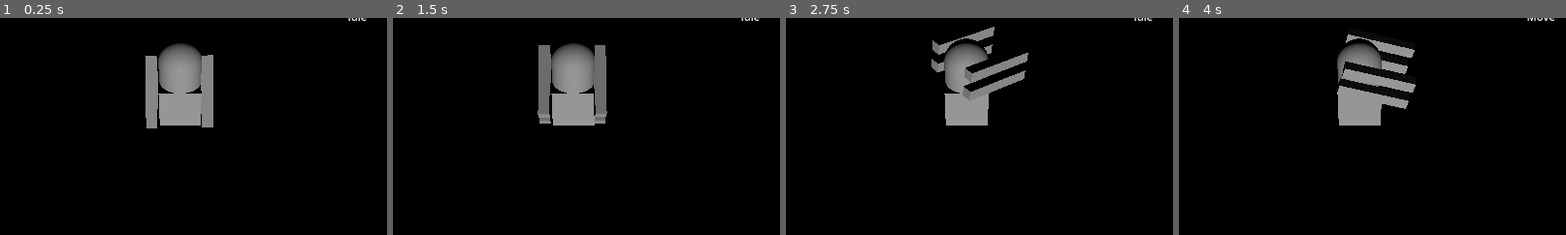
Above: before the commit, frames 1-4 (left to right).
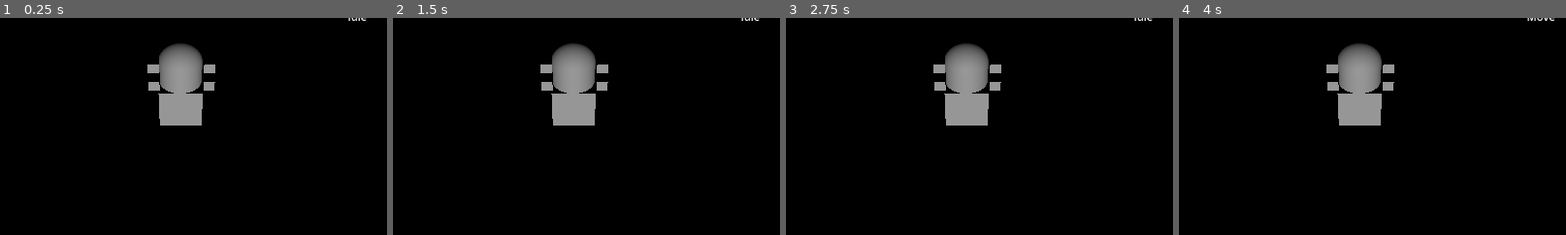
Above: after the commit, the same moments.

Repository: Boyquotes/Mech-Farmer
Game: Godot game, scene res://levels/debug.tscn
Two runs of this game, one before a commit and one after it. Both use one fixed random seed, a clock stepped at 60 frames per second and the inputs below.
Inputs (mouse positions are % of the whole screen's width and height, from its top left):
- Up to frame 1 (0.25 s): no input
- Up to frame 2 (1.5 s): click "Force Game Over" at 0.5 s; click "Try Again" at 1.25 s
- Up to frame 3 (2.75 s): click "Invincibility" at 2 s
- Up to frame 4 (4 s): click "Refill Health" at 2.75 s; move the mouse to (72, 45) at 3.52 s; hold D (move_right) from 3.53 s (still down)
The pictures show only the part of the screen within x 27-77%, y 22-72%; the shares and areas given below are measured in that part.

The runs differ from the first frame. In frame 1, 1.7% of the frame differs, in the area x 37-56%, y 16-51%; in frame 2, 2.3%; in frame 3, 2.0%; in frame 4, 2.4%, in the area x 38-62%, y 7-42%.

Commit message:
controlller look aded

Diff:
--- a/prefabs/characters/player.tscn
+++ b/prefabs/characters/player.tscn
@@ -18,6 +18,7 @@
 script = ExtResource("1_asilg")
 
 [node name="Torso" type="Node3D" parent="."]
+transform = Transform3D(0.999999, 0.000911769, -0.000958308, -0.000910705, 0.999999, 0.00111214, 0.000959319, -0.00111126, 0.999999, 0, 0, 0)
 
 [node name="TorsoMesh" type="MeshInstance3D" parent="Torso"]
 mesh = SubResource("CapsuleMesh_uowiw")
--- a/project.godot
+++ b/project.godot
@@ -17,13 +17,13 @@
 
 [input]
 
-move_forward={
+move_up={
 "deadzone": 0.5,
 "events": [Object(InputEventKey,"resource_local_to_scene":false,"resource_name":"","device":0,"window_id":0,"alt_pressed":false,"shift_pressed":false,"ctrl_pressed":false,"meta_pressed":false,"pressed":false,"keycode":0,"physical_keycode":87,"key_label":0,"unicode":0,"echo":false,"script":null)
 , Object(InputEventJoypadMotion,"resource_local_to_scene":false,"resource_name":"","device":-1,"axis":1,"axis_value":-1.0,"script":null)
 ]
 }
-move_backward={
+move_down={
 "deadzone": 0.5,
 "events": [Object(InputEventKey,"resource_local_to_scene":false,"resource_name":"","device":-1,"window_id":0,"alt_pressed":false,"shift_pressed":false,"ctrl_pressed":false,"meta_pressed":false,"pressed":false,"keycode":0,"physical_keycode":83,"key_label":0,"unicode":115,"echo":false,"script":null)
 , Object(InputEventJoypadMotion,"resource_local_to_scene":false,"resource_name":"","device":-1,"axis":1,"axis_value":1.0,"script":null)
@@ -56,3 +56,23 @@
 "events": [Object(InputEventKey,"resource_local_to_scene":false,"resource_name":"","device":-1,"window_id":0,"alt_pressed":false,"shift_pressed":false,"ctrl_pressed":false,"meta_pressed":false,"pressed":false,"keycode":0,"physical_keycode":61,"key_label":0,"unicode":61,"echo":false,"script":null)
 ]
 }
+look_up={
+"deadzone": 0.5,
+"events": [Object(InputEventJoypadMotion,"resource_local_to_scene":false,"resource_name":"","device":-1,"axis":3,"axis_value":-1.0,"script":null)
+]
+}
+look_down={
+"deadzone": 0.5,
+"events": [Object(InputEventJoypadMotion,"resource_local_to_scene":false,"resource_name":"","device":-1,"axis":3,"axis_value":1.0,"script":null)
+]
+}
+look_left={
+"deadzone": 0.5,
+"events": [Object(InputEventJoypadMotion,"resource_local_to_scene":false,"resource_name":"","device":-1,"axis":2,"axis_value":-1.0,"script":null)
+]
+}
+look_right={
+"deadzone": 0.5,
+"events": [Object(InputEventJoypadMotion,"resource_local_to_scene":false,"resource_name":"","device":-1,"axis":2,"axis_value":1.0,"script":null)
+]
+}
--- a/scripts/player/states/motion/motion.gd
+++ b/scripts/player/states/motion/motion.gd
@@ -4,22 +4,31 @@
 @onready var torso = owner.get_node("Torso/Guns")
 
 func get_input_direction():
-    var input_direction = Vector2()
-    input_direction.x = int(Input.is_action_pressed("move_right")) - int(Input.is_action_pressed("move_left"))
-    input_direction.y = int(Input.is_action_pressed("move_backward")) - int(Input.is_action_pressed("move_forward"))
-    return input_direction
+	var input_direction = Vector2()
+	input_direction.x = int(Input.is_action_pressed("move_right")) - int(Input.is_action_pressed("move_left"))
+	input_direction.y = int(Input.is_action_pressed("move_down")) - int(Input.is_action_pressed("move_up"))
+	return input_direction
 
 
 func screen_point_to_ray():
-    var space_state = owner.get_world_3d().direct_space_state
-    var mouse_pos = get_viewport().get_mouse_position()
-    var camera = get_tree().root.get_camera_3d()
+	var space_state = owner.get_world_3d().direct_space_state
+	var mouse_pos = get_viewport().get_mouse_position()
+	var camera = get_tree().root.get_camera_3d()
 
-    var ray_origin = camera.project_ray_origin(mouse_pos)
-    var ray_end = ray_origin + camera.project_ray_normal(mouse_pos) * 2000
-    var ray_properties = PhysicsRayQueryParameters3D.create(ray_origin, ray_end)
-    var ray_array = space_state.intersect_ray(ray_properties)
+	var ray_origin = camera.project_ray_origin(mouse_pos)
+	var ray_end = ray_origin + camera.project_ray_normal(mouse_pos) * 2000
+	var ray_properties = PhysicsRayQueryParameters3D.create(ray_origin, ray_end)
+	var ray_array = space_state.intersect_ray(ray_properties)
 
-    if ray_array.has("position"):
-        return ray_array["position"]
-    return Vector3()
+	if ray_array.has("position"):
+		return ray_array["position"]
+	return Vector3()
+
+func aim_towards(delta):
+	var rotation_speed = 10
+	var joystick = Input.get_vector("look_left", "look_right", "look_up", "look_down")
+
+	if joystick.length_squared() > 0.1:
+		var look_direction := joystick.normalized()
+		var target_rotation := look_direction.angle_to(Vector2(0,1) * -1)
+		torso.rotation.y = lerp_angle(torso.rotation.y, target_rotation, delta * rotation_speed)
--- a/scripts/player/states/motion/on_ground/idle.gd
+++ b/scripts/player/states/motion/on_ground/idle.gd
@@ -7,5 +7,6 @@
 	var input_direction = get_input_direction()
 	if input_direction:
 		emit_signal("finished", "move")
-	screen_point_to_ray()
-	torso.look_at(screen_point_to_ray())
+	# screen_point_to_ray()
+	# torso.look_at(screen_point_to_ray())
+	aim_towards(delta)
--- a/scripts/player/states/motion/on_ground/move.gd
+++ b/scripts/player/states/motion/on_ground/move.gd
@@ -17,8 +17,9 @@
 		emit_signal("finished", "idle")
 
 	move(input_direction)
-	screen_point_to_ray()
-	torso.look_at(screen_point_to_ray())
+	# screen_point_to_ray()
+	# torso.look_at(screen_point_to_ray())
+	aim_towards(delta)
 
 func move(input_dir):
 	var direction = (owner.transform.basis * Vector3(input_dir.x, 0, input_dir.y)).normalized()
